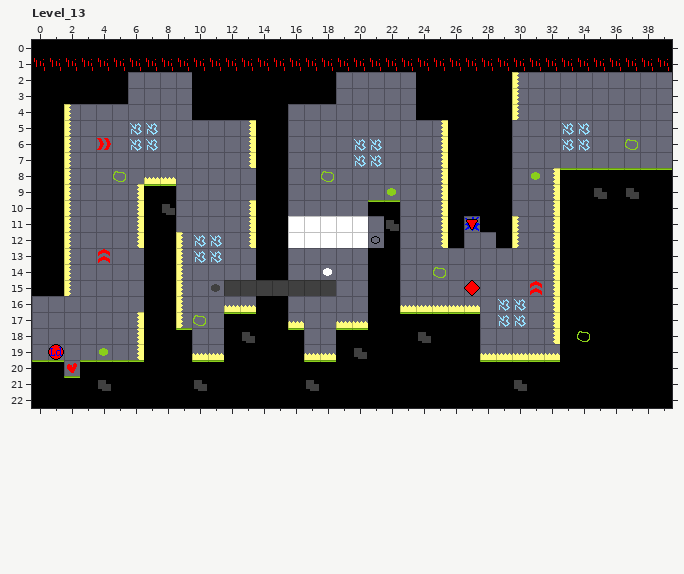
An edit to a level. LDtk project, Assets/Game/World/Levels.ldtk. The picture above is the old version.
Cells are 16x16 px. Shown: Level_13 x 0..39, y 0..22. The commit also changed other parts of the map, which this record leaves out.
New version:
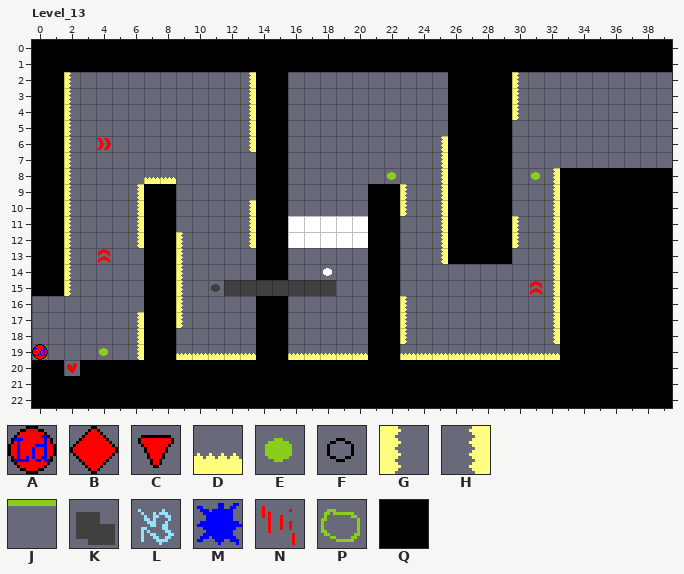
Key: from "Controls": A 0, B 1, C 6; from "Entities": D 14, E 19, F 20, G 21, H 22, J 28, K 34, L 39, M 50, N 52, P 53; from "Ground": Q 0.
_ is an empty cell.
The exact change:
Layer "Ground":
y 2..3: x 2..5 QQQQ -> ____; x 10..13 QQQQ -> ____; x 16..18 QQQ -> ___; x 24..25 QQ -> __
y 4: x 10..13 QQQQ -> ____; x 24..25 QQ -> __
y 9: x 21..22 __ -> QQ
y 11: x 21 _ -> Q; x 27 _ -> Q
y 12: x 21 _ -> Q; x 27..28 __ -> QQ
y 13: x 26..29 ____ -> QQQQ
y 17: x 12..13 QQ -> __; x 23..27 QQQQQ -> _____
y 18..19: x 9 Q -> _; x 12..13 QQ -> __; x 16 Q -> _; x 19..20 QQ -> __; x 23..27 QQQQQ -> _____
Layer "Entities":
y 1: x 0..39 NNNNNNNNNNNNNNNNNNNNNNNNNNNNNNNNNNNNNNNN -> ________________________________________
y 2..3: x 2 _ -> G; x 13 _ -> H
y 4: x 13 _ -> H
y 5: x 6..7 LL -> __; x 25 H -> _; x 33..34 LL -> __
y 6: x 6..7 LL -> __; x 20..21 LL -> __; x 33..34 LL -> __; x 37 P -> _
y 7: x 13 H -> _; x 20..21 LL -> __
y 8: x 5 P -> _; x 18 P -> _; x 22 _ -> E; x 33..39 JJJJJJJ -> _______
y 9: x 7..8 JJ -> __; x 22..23 E_ -> _G; x 35 K -> _; x 37 K -> _
y 10: x 8 K -> _; x 21..23 JJ_ -> __G
y 11: x 22 K -> _; x 27 M -> _
y 12: x 10..11 LL -> __; x 21 F -> _
y 13: x 10..11 LL -> __; x 25 _ -> H
y 14: x 25 P -> _
y 16: x 12..13 DD -> __; x 23..27 DDDDD -> G____; x 29..30 LL -> __
y 17: x 10 P -> _; x 12..13 JJ -> __; x 16 D -> _; x 19..20 DD -> __; x 23..27 JJJJJ -> G____; x 29..30 LL -> __
y 18: x 9 J -> _; x 13 K -> _; x 16 J -> _; x 19..20 JJ -> __; x 23..24 _K -> G_; x 34 P -> _
y 19: x 9 _ -> D; x 12..13 __ -> DD; x 16 _ -> D; x 19..20 _K -> DD; x 23..27 _____ -> DDDDD
y 20: x 0..1 JJ -> __; x 3..6 JJJJ -> ____; x 10..11 JJ -> __; x 17..18 JJ -> __; x 28..32 JJJJJ -> _____
y 21: x 2 J -> _; x 4 K -> _; x 10 K -> _; x 17 K -> _; x 30 K -> _
Layer "Controls":
y 11: x 27 C -> _
y 15: x 27 B -> _
y 19: x 0..1 _A -> A_
Where, in picture pixels (left, top, right, bottom), the same in both pictures:
changed: (34, 58, 672, 278)
changed: (400, 280, 560, 391)
changed: (176, 305, 256, 391)
changed: (288, 321, 368, 391)
removed: (577, 331, 590, 342)
changed: (32, 344, 144, 391)
